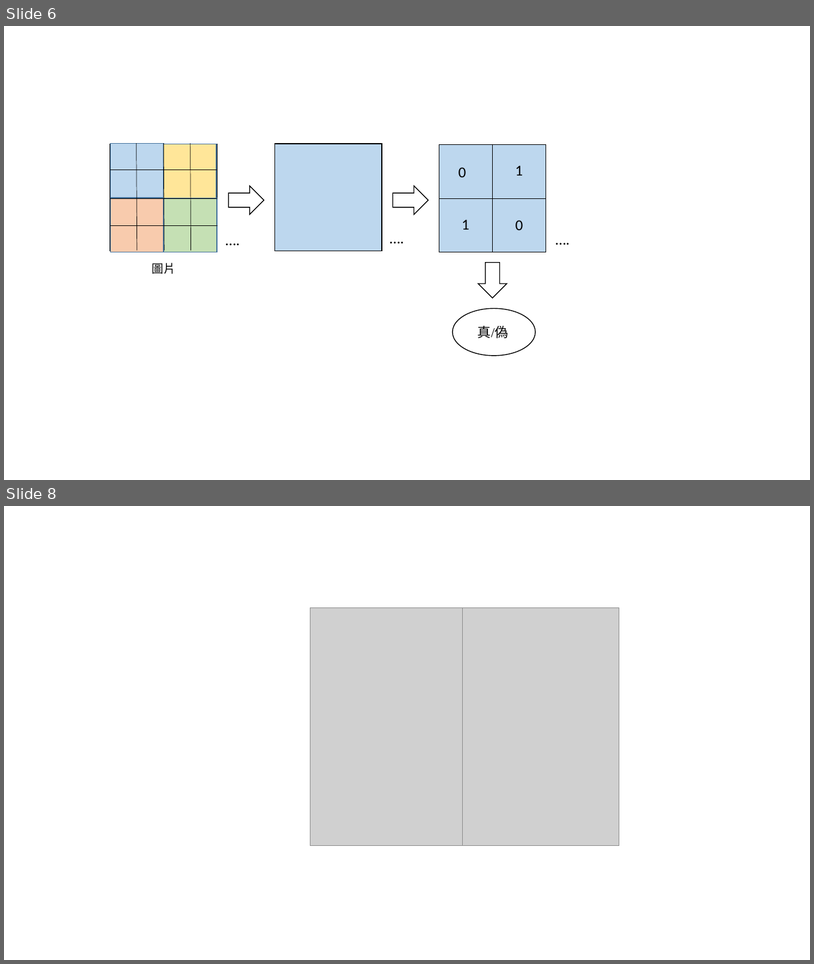
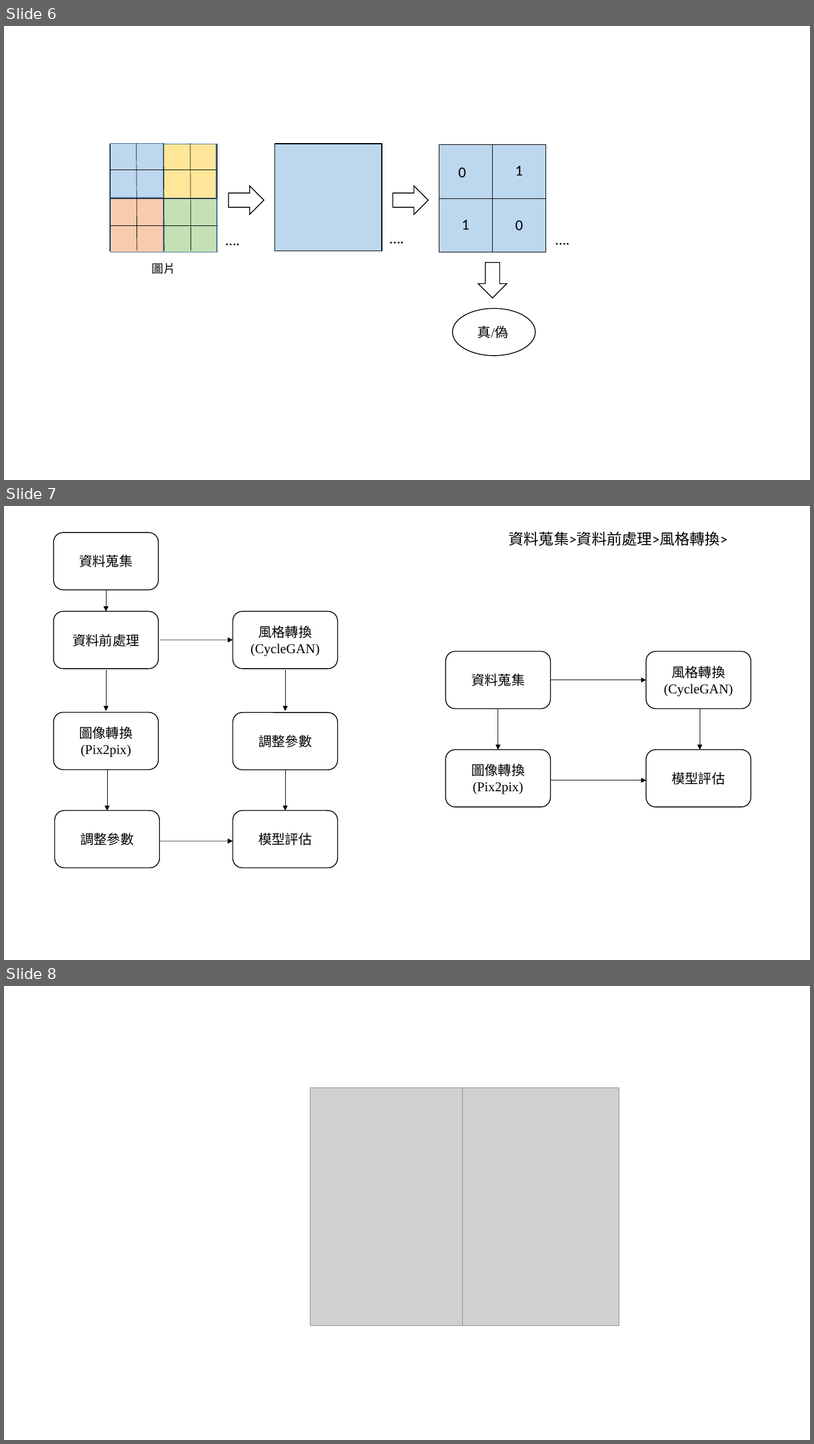
Before and after one commit to 10994015/paper, a slide deck: 論文/模型圖繪製.pptx. Shown one above the other, each under a label of ours: slides 6 and 8 before the commit, slides 6, 7 and 8 after it; the slides between them are not shown. The pictures are 814x964 and 814x1444 pixels, drawn with LibreOffice and Linux fonts; fonts in the diff are those of the drawing; grey boxes stand for pictures. Boxes give left, top, right and bottom in pixels: in the first picture for what was removed or moved away, otherwise in the second. Text is boxed around its words. In the diff, an @@ line names an element or a change of style, - is before the commit and + after.

```diff
--- a/論文/模型圖繪製.pptx
+++ b/論文/模型圖繪製.pptx
@@ slide 7 added at <box>4,506,810,960</box>, background #FFFFFF @@
@@ rounded rectangle added at <box>54,532,158,590</box>, fill #FFFFFF, outline #000000 1 pt, 16 pt, text #000000 @@
+資料蒐集
@@ text added at <box>509,531,728,546</box>, 18 pt, text #000000 @@
+資料蒐集>資料前處理>風格轉換>
@@ arrow added from (106, 589) to (106, 611), #000000 0.5 pt @@
@@ rounded rectangle added at <box>54,611,158,669</box>, fill #FFFFFF, outline #000000 1 pt, 16 pt, text #000000 @@
+資料前處理
@@ rounded rectangle added at <box>233,611,338,669</box>, fill #FFFFFF, outline #000000 1 pt, 16 pt, text #000000 @@
+風格轉換
+(CycleGAN)
@@ arrow added from (159, 640) to (233, 640), #000000 0.5 pt @@
@@ arrow added from (106, 670) to (106, 711), #000000 0.5 pt @@
@@ arrow added from (285, 670) to (285, 711), #000000 0.5 pt @@
@@ rounded rectangle added at <box>54,712,158,770</box>, fill #FFFFFF, outline #000000 1 pt, 16 pt, text #000000 @@
+圖像轉換
+(Pix2pix)
@@ rounded rectangle added at <box>233,712,338,770</box>, fill #FFFFFF, outline #000000 1 pt, 16 pt, text #000000 @@
+調整參數
@@ group added at <box>446,651,751,807</box>: 4 rounded rectangles, 4 arrows @@
+資料蒐集
+風格轉換
+(CycleGAN)
+圖像轉換
+(Pix2pix)
+模型評估
@@ arrow added from (107, 769) to (107, 810), #000000 0.5 pt @@
@@ arrow added from (285, 769) to (285, 810), #000000 0.5 pt @@
@@ rounded rectangle added at <box>55,810,159,868</box>, fill #FFFFFF, outline #000000 1 pt, 16 pt, text #000000 @@
+調整參數
@@ rounded rectangle added at <box>233,810,338,868</box>, fill #FFFFFF, outline #000000 1 pt, 16 pt, text #000000 @@
+模型評估
@@ arrow added from (159, 841) to (233, 841), #000000 0.5 pt @@
```
Also in this commit, not shown: 1 slide changed, 3 other files.
